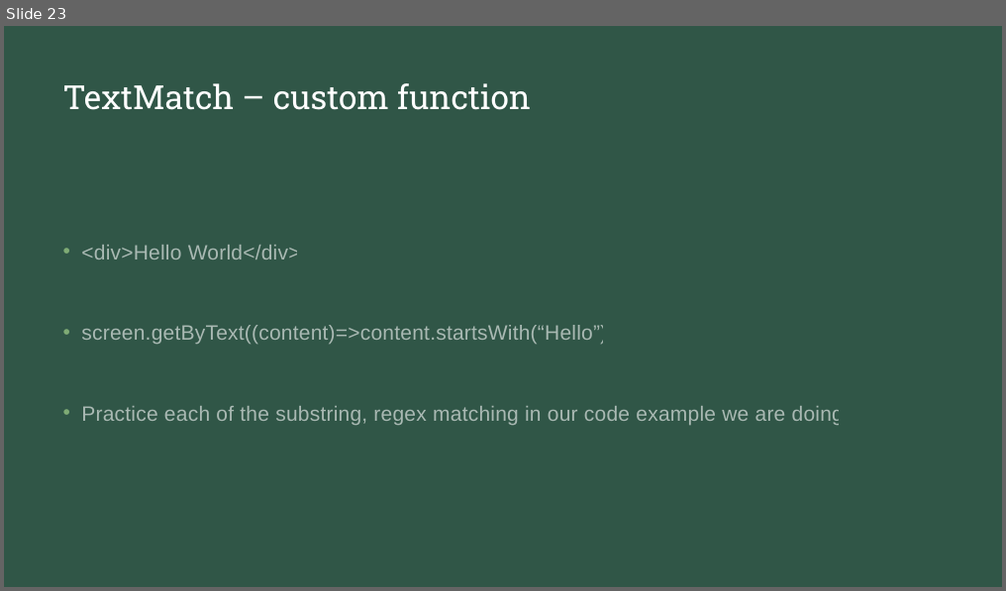
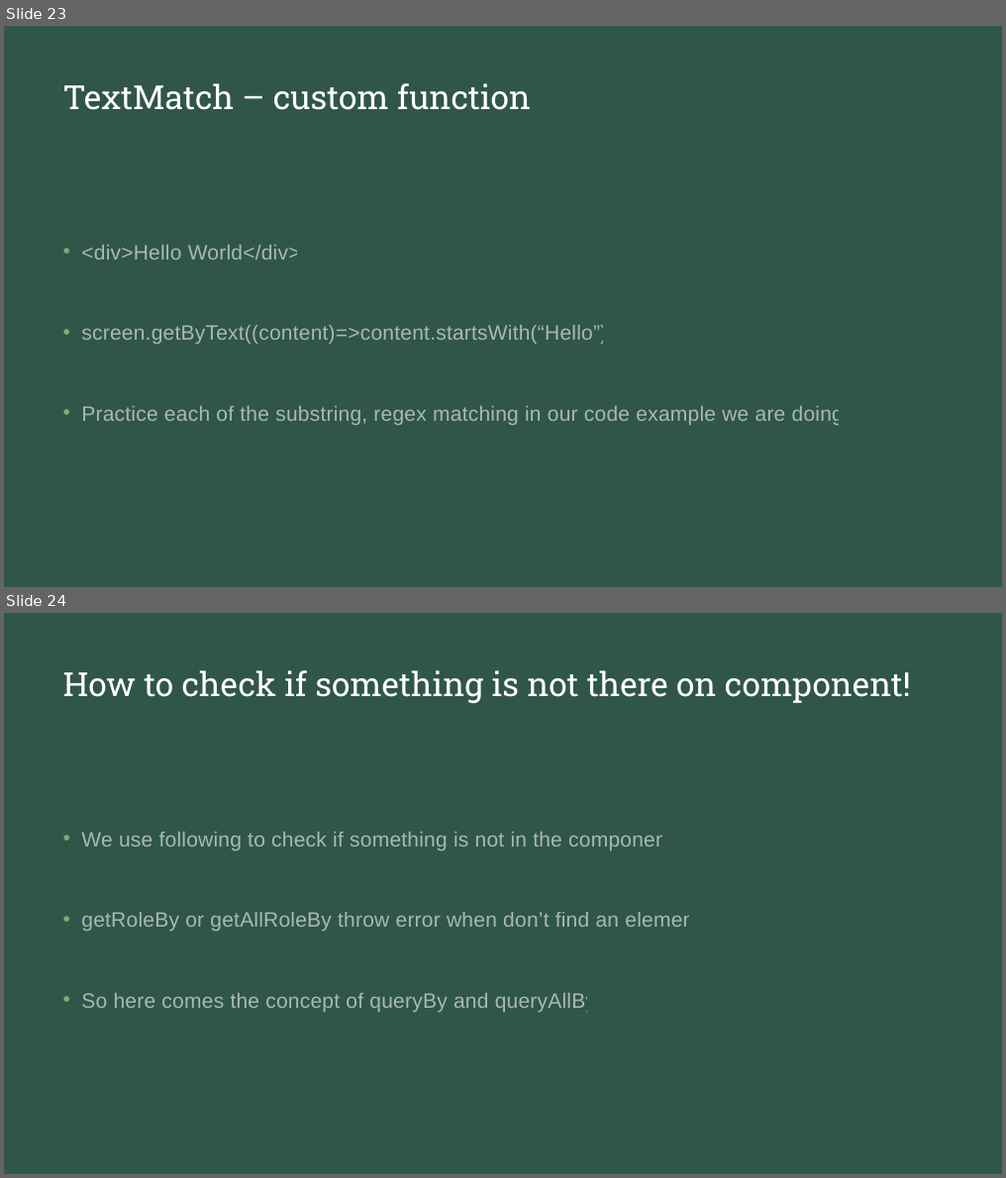
Before and after one commit to natiquekeyin/spring2023, a slide deck: JavaScript/Week12/Week12.pptx. Shown one above the other, each under a label of ours: slide 23 before the commit, slides 23 and 24 after it. The pictures are 1006x591 and 1006x1178 pixels, drawn with LibreOffice and Linux fonts; fonts in the diff are those of the drawing. Boxes give left, top, right and bottom in pixels: in the first picture for what was removed or moved away, otherwise in the second. Text is boxed around its words. In the diff, an @@ line names an element or a change of style, - is before the commit and + after.

```diff
--- a/JavaScript/Week12/Week12.pptx
+++ b/JavaScript/Week12/Week12.pptx
@@ slide 24 added at box(4, 613, 1002, 1174), background #213B31; not listed: 1 template element that a slide beside it also shows @@
@@ title added at box(63, 670, 911, 703), 32 pt, text #FFFFFF @@
+How to check if something is not there on component!
@@ text added at box(81, 832, 700, 1012), 20 pt, text #FFFFFF at 58% opacity @@
+• We use following to check if something is not in the component
+• getRoleBy or getAllRoleBy throw error when don’t find an element
+• So here comes the concept of queryBy and queryAllBy
```
Also in this commit, not shown: 2 slides changed, 12 other slides added, 7 other files.
